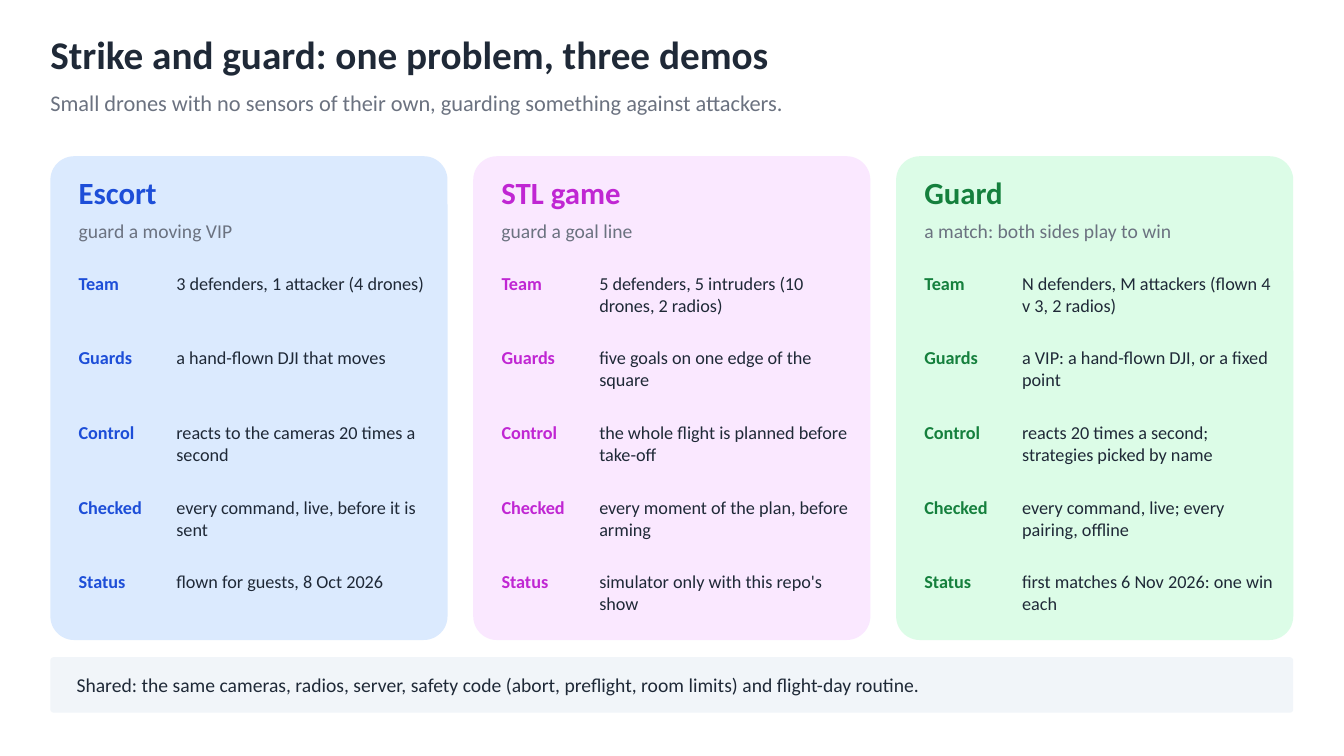
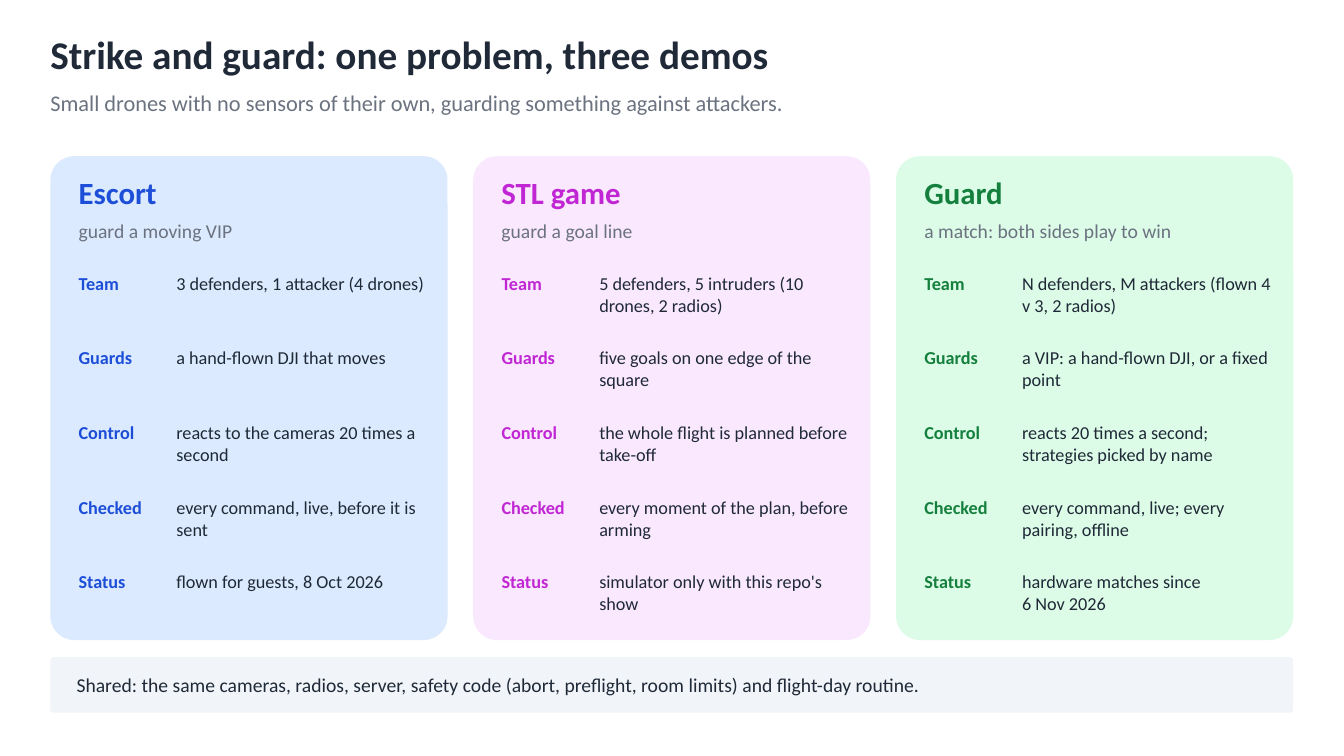
Before and after one commit to AI-DA-STC/CrazySwarm2-with-Mocap_Strike-and-Guard, a slide deck: slide 21 of docs/diagrams/strike-and-guard-diagrams.pptx. Drawn at 1344x756 pixels with LibreOffice and Linux fonts; fonts in the diff are those of the drawing. Boxes give left, top, right and bottom in pixels: in the first picture for what was removed or moved away, otherwise in the second. Text is boxed around its words. In the diff, an @@ line names an element or a change of style, - is before the commit and + after.

```diff
--- a/docs/diagrams/strike-and-guard-diagrams.pptx
+++ b/docs/diagrams/strike-and-guard-diagrams.pptx
@@ text at bbox=[1022, 575, 1201, 610]: text changed @@
-first matches 6 Nov 2026: one win each
+hardware matches since 6 Nov 2026
```
Also in this commit, not shown: 3 other slides changed, 8 slides added, 51 other files.
